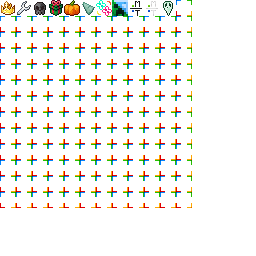
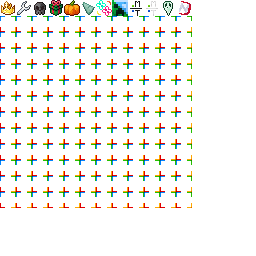
Before/after of a 256x256 layered artwork. What changed in the layer stack:
added layer "Layer 2" above "ectoplasm" over [179, 1, 191, 15]
painted on "da grid that gets decreased and finally deleted over time" over [176, 0, 192, 16]
